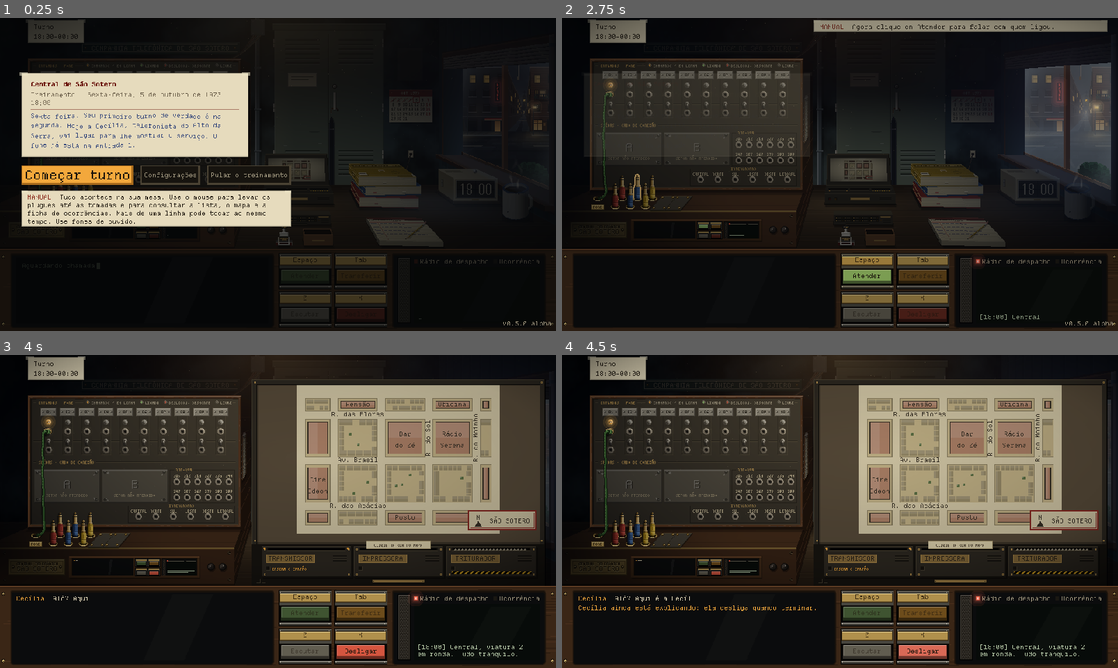
Above: before the commit, frames 1-4 (two rows, left to right).
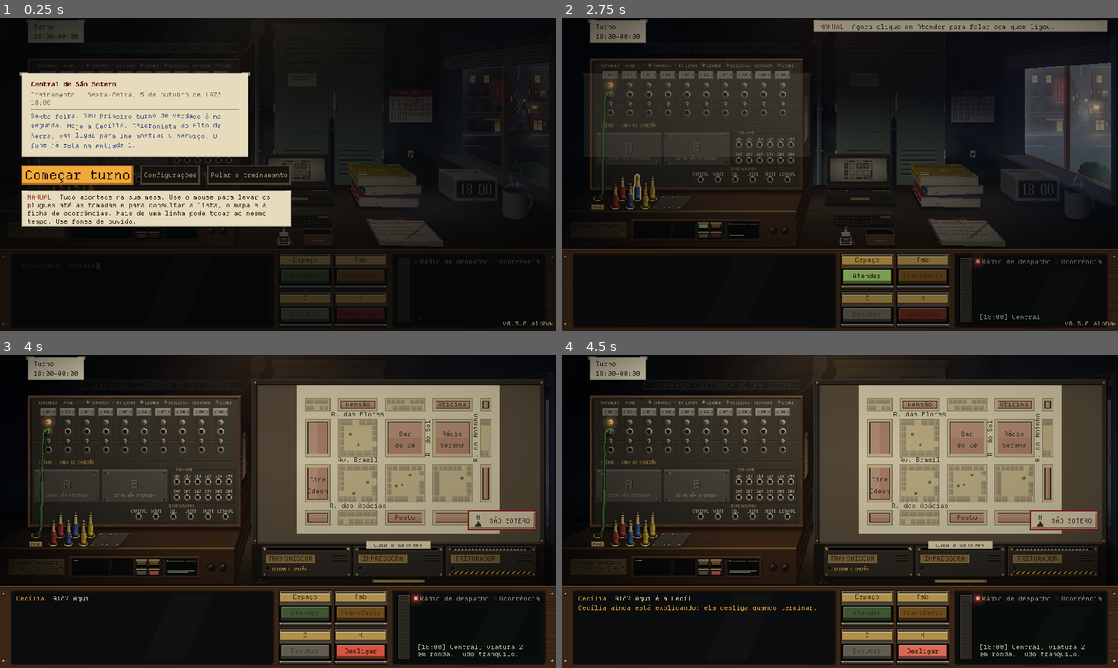
Above: after the commit, the same moments.

Repository: MendelDdS/Project-Switchboard
Game: Godot game, scene res://scenes/app.tscn
Two runs of this game, one before a commit and one after it. Both use one fixed random seed, a clock stepped at 60 frames per second and the inputs below.
Inputs (mouse positions are in pixels of both pictures, inside the frame that each line leads up to):
- Up to frame 1 (0.25 s): no input
- Up to frame 2 (2.75 s): click "Pular o treinamento" at 0.5 s; click "Recomeçar do treinamento" at 1.25 s; click "Começar turno" at 2 s
- Up to frame 3 (4 s): tap Enter at 2.75 s; drag from (278, 511) to (333, 442) at 2.77 s; click "Atender" at 3.5 s
- Up to frame 4 (4.5 s): click "Desligar" at 4.25 s

The runs differ from the first frame. In frame 1, less than 0.1% of the frame differs, in the area x 7-42%, y 44-52%; in frame 2, 0.4%; in frame 3, 0.5%; in frame 4, 0.6%, in the area x 6-42%, y 23-58%.

Commit message:
feat(#0000): jacks after the user's reference, a warm domed metal ring around a wide black hole with each ring pixel toned by the lamp light; the plugged plug without the brass sleeve edge nobody recognized, and the lamp or lit ring light falling off from the plug's edge in steps instead of flooding it; a counterweight on every cord pulling it into its hole, so cords stay taut and enter the hole along their own line with only their own weight's sag, and a released plug is pulled back at once, accelerating; the cord's braid highlight on the side facing the lamp; --patch in the shot tool
Co-Authored-By: Claude Opus 5.5 <noreply@anthropic.com>

Diff:
--- a/scripts/ui/switchboard.gd
+++ b/scripts/ui/switchboard.gd
@@ -43,9 +43,16 @@
 
 const CLICK_PX := 5.0   # apertar e soltar mexendo menos que isso, e mais rápido que CLICK_SEC s, é clique: desplugar,
 const CLICK_SEC := 0.25 # não encaixar (segurando parado sobre a tomada de onde o plug saiu, soltar o encaixa de novo)
-const FALL_SEC := 0.35         # o plug solto cai livre antes de o fio começar a recolher
 const NEAR_HOLE := 34.0        # solto acima do buraco (a qualquer altura) e com essa distância na horizontal, o fio puxa o plug direto (sem cair)
-const PULL_SPEED := 360.0      # px/s de fio que entra no buraco
+## O contrapeso de cada fio, numa roldana embaixo da prateleira, como nas mesas de verdade, puxa o fio para dentro do
+## buraco o tempo todo. Solto, o plug volta na hora, o fio acelerando (`WEIGHT_ACCEL`) até `PULL_SPEED` (antes ele caía
+## 0,35 s sem nada puxar e o fio recolhia sempre na mesma marcha); encaixado ou na mão, a folga volta para o buraco mais
+## depressa do que sai (`WEIGHT_TAKE` por passo, contra `HAND_FEED`) e o fio fica quase reto, com a barriga do peso
+## dele (`SAG`, `BEND_SLACK`).
+const WEIGHT_ACCEL := 1400.0   # px/s²
+const PULL_SPEED := 360.0      # px/s de fio que entra no buraco, no máximo (o atrito na roldana)
+const WEIGHT_TAKE := 0.2
+const HAND_FEED := 0.08
 const SEAT_LEN := 2.0          # com o fio curto assim e a traseira do plug a SEAT_NEAR px da boca do buraco, ele assenta
 const SEAT_NEAR := 3.0         # (o fio acaba antes de a corda alcançar: o plug ainda arrasta até ali, ou por SEAT_WAIT s)
 const SEAT_WAIT := 0.25
@@ -86,10 +93,13 @@
 ## mesa não soar como um fio só.
 const CORD_TONE := [1.0, 1.05, 0.95, 1.02, 0.97, 1.04]
 
-const SLACK := 52.0                # folga extra além da distância reta (fio do FONE), no máximo...
-const SLACK_PER_PX := 0.15         # ...e esta por px de distância na horizontal (logo acima do buraco, sobrava fio deitado na prateleira)
-const SLACK_REACH := 0.08         # e todos, ao menos esta fração da distância do buraco ao plug (sem ela, logo acima do buraco, o fio ficava reto com um gancho na ponteira)
-const CORD_SLACK := 10.0           # idem, fios dos cabos de conexão
+## A folga do fio esticado pelo contrapeso, além da distância do buraco ao plug: só a barriga do peso dele, que cresce
+## com o cubo do vão (SAG × vão³: ~5 px em 330, ~18 no fio todo), e nunca menos que BEND_SLACK, a curva macia saindo
+## da ponteira (com menos, a tomada logo acima do buraco ficava com um gancho nela). (Antes, uma folga fixa, maior no
+## FONE, até 52 px: o fio ficava mole, deitava na prateleira e passava por cima dos plugs guardados antes de subir.)
+const SAG := 1.5e-7
+const BEND_SLACK := 10.0
+const CORD_SLACK := 10.0           # no ar, na frente do console: o peso do fio pendurado puxa a folga pela beira
 const STEP := 1.0 / 90.0
 
 var _acc := 0.0
@@ -247,7 +257,7 @@
 		# acima do buraco o fio já puxa, esticado, e o plug vai direto para ele (sem cair no chão antes);
 		# fora disso ele cai, com o embalo da mão, antes de o fio recolher
 		var direct := from.y < hole(e).y and absf(from.x - hole(e).x) < NEAR_HOLE
-		_loose[e] = {"t": FALL_SEC if direct else 0.0, "seat": -1.0, "direct": direct, "ang": ang}
+		_loose[e] = {"v": 0.0, "seat": -1.0, "direct": direct, "ang": ang}
 		var r: Cord = ropes[e]
 		if direct:
 			r.length = minf(r.length, from.distance_to(hole(e)))
@@ -623,23 +633,22 @@
 	var length := r.length
 	var b := Vector2.ZERO
 	if r.free:
-		an["t"] += dt
-		if an["t"] > FALL_SEC:
-			length = maxf(length - PULL_SPEED * dt, 0.0)
-			if r.hang_step(dt, a, length):   # pendurado na quina da prateleira
-				if not is_nan(r.swing):
-					an["ang"] = lerp_angle(float(an["ang"]), r.swing, HANG_TURN)
-				_count_rub(e, r.pulled)
-				_count_rub(e, r.over, r.over_at)
-				return
+		an["v"] = minf(float(an["v"]) + WEIGHT_ACCEL * dt, PULL_SPEED)   # o contrapeso puxa desde que ele saiu da mão
+		length = maxf(length - float(an["v"]) * dt, 0.0)
+		if r.hang_step(dt, a, length):   # pendurado na quina da prateleira
+			if not is_nan(r.swing):
+				an["ang"] = lerp_angle(float(an["ang"]), r.swing, HANG_TURN)
+			_count_rub(e, r.pulled)
+			_count_rub(e, r.over, r.over_at)
+			return
 	else:
 		b = _plug_base(e)
 		var reach := a.distance_to(b)
-		var slack := clampf(absf(b.x - a.x) * SLACK_PER_PX, CORD_SLACK, SLACK) if e == 0 else CORD_SLACK
-		slack = maxf(slack, reach * SLACK_REACH)
+		var slack := maxf(BEND_SLACK, SAG * reach * reach * reach)
 		if r.air >= 1:   # no ar, o peso do fio pendurado puxa a folga pela beira (sobrava em laço na prateleira)
 			slack = CORD_SLACK
-		length = lerpf(length, minf(reach + slack, Cord.MAX), 0.08)
+		var target := minf(reach + slack, Cord.MAX)
+		length = lerpf(length, target, WEIGHT_TAKE if target < length else HAND_FEED)   # o contrapeso recolhe; a mão puxa
 	if not r.step(dt, a, b, length):
 		return   # dormindo
 	_count_rub(e, r.pulled)
--- a/scripts/ui/switchboard_panel.gd
+++ b/scripts/ui/switchboard_panel.gd
@@ -25,15 +25,18 @@
 
 var _lit := {}   ## lâmpada ("l3" linha, "d312" destino) -> [cor, quanto está acesa 0..1]; a cor fica enquanto apaga
 
-## O encaixe (12×12, o `JACK`; par, para o meio dele cair entre dois pixels, como o das plaquinhas e das lâmpadas), na
-## medida do plug, um disco (`_jack_tex`) de dentro para fora: o furo (4 px, a largura da luva), a parede da bucha
-## (côncava: a luz bate nela do lado oposto, embaixo à esquerda), a face do aro, chata, e a quina de 1 px. A face tem
-## três tons quase iguais e só a quina marca a luz e a sombra (um fio claro no alto à direita, um escuro embaixo à
-## esquerda): com a face indo do claro ao escuro, ou com a quina toda mais escura que ela, o aro parecia uma cúpula
-## saltando do painel; num tom só, sem a quina, perdia os detalhes. O brilho do níquel é um pixel por cima da luz da
-## sala (`_draw_glints`).
-const JACK_NICKEL := {"edge": [Color("bdb29c"), Color("8a8070"), Color("4d473d")], "face": [Color("a59a86"), Color("9a8f7c"), Color("8e8371")],
-	"wall": [Color("5c5448"), Color("27231e"), Color("27231e")], "hole": Color("070605")}
+## O encaixe (12×12, o `JACK`; par, para o meio dele cair entre dois pixels, como o das plaquinhas e das lâmpadas),
+## pela referência do usuário: um aro de metal abaulado em volta de um furo preto largo (`_jack_tex`). De dentro para
+## fora, nos raios de `JACK_RINGS`: o furo (6 px); a parede da bucha, côncava (a luz bate nela do lado oposto, embaixo
+## à esquerda); a face do aro, abaulada (clara no alto à direita, virada para a luminária, e escura embaixo à
+## esquerda); e a descida dela até o painel, dois tons mais escura (o aro recortado no painel, sem beira preta). Cada
+## pixel do aro escolhe o tom pela luz numa rampa de cinco (`JACK_METAL`, do claro ao escuro), em degraus: com três
+## tons por anel ele parecia chato, e com o furo de 4 px e a face cinza, estranho; com uma beira escura em volta, o aro
+## ficava fino demais. O brilho do níquel é um pixel por cima da luz da sala (`_draw_glints`).
+const JACK_RINGS := [3.0, 4.0, 5.0, 5.8]   # até onde vão o furo, a parede da bucha, a face e a descida (px do meio)
+const JACK_METAL := {"face": [Color("fff2d8"), Color("e4c9a0"), Color("c3a37c"), Color("98785a"), Color("6a503a")],
+	"wall": [Color("ddd2b6"), Color("a69072"), Color("735e47"), Color("4a3b2d"), Color("2e251c")]}
+const JACK_HOLE := Color("070605")
 const JACK_GLINT := Vector2(3, -4)   # o brilho do níquel, do meio do encaixe: na face, no alto à direita, virado para a luz
 const JACK_GLINT_COLOR := Color(1.0, 0.96, 0.86, 0.85)
 const JACK_PX := 12   # o lado do desenho do encaixe, em pixels
@@ -171,11 +174,28 @@
 	return Rect2(jr.get_center() - Vector2(JACK_PX, JACK_PX) / 2.0, Vector2(JACK_PX, JACK_PX))
 
 
-## O desenho do encaixe (`JACK_NICKEL`; `dim` escurece o metal: as saídas, para não se confundirem com as entradas).
-## Os raios dão as larguras de linha de um círculo de pixel art.
+## O desenho do encaixe (`JACK_RINGS`, `JACK_METAL`; `dim` escurece o metal: as saídas, para não se confundirem com
+## as entradas), pixel a pixel. Guardado (um por `dim`).
+static var _jack_arts := {}
+
+
 static func _jack_tex(dim: float) -> ImageTexture:
-	var t := func(k: String) -> Array: return (JACK_NICKEL[k] as Array).map(func(c: Color) -> Color: return c.darkened(dim))
-	return _disc(JACK_PX, [[2.0, JACK_NICKEL["hole"]], [3.0] + t.call("wall") + [true], [5.0] + t.call("face"), [6.0] + t.call("edge")])
+	if not _jack_arts.has(dim):
+		var img := Image.create(JACK_PX, JACK_PX, false, Image.FORMAT_RGBA8)
+		for y in JACK_PX:
+			for x in JACK_PX:
+				var o := Vector2(x + 0.5, y + 0.5) - Vector2(JACK_PX, JACK_PX) / 2.0
+				var r := o.length()
+				if r <= JACK_RINGS[0]:
+					img.set_pixel(x, y, JACK_HOLE)
+				elif r <= JACK_RINGS[3]:
+					var face: bool = r > JACK_RINGS[1]
+					var ramp: Array = JACK_METAL["face" if face else "wall"]
+					var lit := o.normalized().dot(LIGHT) * (1.0 if face else -1.0)   # (a parede, côncava, pega a luz do outro lado)
+					var k := int((1.0 - lit) / 2.0 * ramp.size()) + (2 if r > JACK_RINGS[2] else 0)   # (a descida, dois tons abaixo)
+					img.set_pixel(x, y, (ramp[clampi(k, 0, ramp.size() - 1)] as Color).darkened(dim))
+		_jack_arts[dim] = ImageTexture.create_from_image(img)
+	return _jack_arts[dim]
 
 
 ## O brilho do níquel de cada encaixe `jacks` ([retângulo, força]), por cima da luz da sala, que o apagava.
@@ -187,7 +207,7 @@
 ## A luz de uma lâmpada batendo no aro do encaixe logo abaixo dela (o lado de cima, virado para a luz).
 func _reflect(jr: Rect2, col: Color, level: float) -> void:
 	if level > 0.02:
-		_ci.draw_texture_rect(PixelArt.disc(JACK_PX, [[3.0, Color.TRANSPARENT], [6.0, Color.WHITE, Color.TRANSPARENT, Color.TRANSPARENT]], Vector2.UP), _jack_px(jr), false, Color(col, 0.55 * level))
+		_ci.draw_texture_rect(PixelArt.disc(JACK_PX, [[JACK_RINGS[0], Color.TRANSPARENT], [JACK_RINGS[2], Color.WHITE, Color.TRANSPARENT, Color.TRANSPARENT]], Vector2.UP), _jack_px(jr), false, Color(col, 0.55 * level))
 
 
 ## O móvel da mesa: a moldura de madeira (`_wood_frame`), com o brilho da luminária do teto na quina de cima, mais
--- a/scripts/ui/switchboard_plugs.gd
+++ b/scripts/ui/switchboard_plugs.gd
@@ -83,7 +83,10 @@
 	"....3456....",
 ]
 const PLUG_CAPA_ROW := 40   # a linha do `PLUG_ART` onde começa a capa de borracha (os gomos, até o fio)
-const PLUG_ABA_D := 8   # a aba dourada, com a beira (a largura dela no `PLUG_ART`): a luz e a sombra de contato do encaixado
+const PLUG_ABA_D := 8   # a aba dourada, com a beira (a largura dela no `PLUG_ART`): a sombra de contato do encaixado
+## A luz da lâmpada ou do aro aceso no plug encaixado, pixel a pixel a partir da beira virada para ela (`_face_rim`):
+## cheia na beira e sumindo para dentro em degraus. Com a beira acesa e o resto apagado, a luz tomava o plug de uma vez.
+const RIM_FALL := [0.75, 0.4, 0.16]
 const MORPH_SEC := 0.08   # encaixando ou saindo, o plug passa de em pé para de frente (e volta) nesse tempo
 const PUSH_PX := 1.0     # ao encaixar, o plug afunda (o tampo encolhe tanto, px) e volta...
 const ROT_STEP := deg_to_rad(5.0)   # solto ou na mão, o plug gira em passos assim, cada um montado pixel a pixel (`PixelArt.turned`)
@@ -95,6 +98,7 @@
 const AIR_LIFT := Vector2(-6, 8)   # a sombra do fio no ar, depois da beira da prateleira: longe do console, como a do plug na mão
 const SMOOTH_PX := 3.0   # px: o fio é desenhado em trechos retos deste tamanho, numa curva pelos pontos da corda (`_smooth`)
 const KINK := 1.0   # px: as dobras que o fio de pano guarda, no máximo
+const KINK_PULLED := 0.4   # esticado pelo contrapeso, o pano alisa: as dobras ficam nessa parte (inteiras, num fio reto viravam degraus)
 const BRAID := 5.0   # px: o trançado do fio (o brilho dele vem em pedaços desse comprimento)
 ## Esticado (`Cord.taut`), o fio de pano alisa: as dobras somem aos poucos até o fim do fio, o trançado se espaça até
 ## TAUT_BRAID e, da metade disso em diante, ele afina 1 px; frouxo, volta com as dobras inteiras.
@@ -188,7 +192,7 @@
 		_ci.draw_polyline(_smooth(sh), SHADOW, ROPE_W - 1.0 - thin)
 		return
 	var col: Array = _cable_col(e)
-	pts = _smooth(_kinked(e, pts, 1.0 - taut))
+	pts = _smooth(_kinked(e, pts, (1.0 - taut) * KINK_PULLED))
 	var lights := PackedColorArray()   # a luz da sala ao longo do fio
 	for q in pts:
 		lights.append(_lit_by(q))
@@ -196,10 +200,11 @@
 	_ci.draw_polyline_colors(pts, _tinted(col[0], lights), ROPE_W - 2.0 - thin)
 	if ends[e] == -1:   # em pé (na mão, solto ou guardado): o fio entra na traseira do plug
 		_draw_tail(e, pts[pts.size() - 1], col[0], lights[lights.size() - 1], thin)
-	var pts2 := PackedVector2Array()
+	var pts2 := PackedVector2Array()   # o brilho, 1 px para o lado do fio virado para a luz (`LIGHT`, alto à direita)
 	var length := 0.0
 	for i in pts.size():
-		pts2.append(pts[i] + Vector2(-1, -1))
+		var side := (pts[mini(i + 1, pts.size() - 1)] - pts[maxi(i - 1, 0)]).orthogonal().normalized()
+		pts2.append(pts[i] + (side if side.dot(LIGHT) > 0.0 else -side).round())
 		if i > 0:
 			length += pts[i].distance_to(pts[i - 1])
 	var at := 0.0
@@ -405,22 +410,21 @@
 ## fio) visto de frente, em pixel art como as peças redondas: um disco (`disc`) por pixel ao longo do eixo, do painel
 ## para a frente, cada um com a largura, a beira e os tons da linha do plug em pé que cai ali (`_face_row`): o corpo
 ## na cor do cabo com o anel e o friso claro em cima, o serrilhado (discos riscados, `_knurled`) e o anel do meio, e a
-## capa de borracha em gomos afinando até o fio (a luva de latão, mais estreita, aparece numa beira entre a tomada e o corpo). `lit`: a
+## capa de borracha em gomos afinando até o fio (a luva de latão fica toda dentro da tomada: à mostra, numa beira
+## dourada entre ela e o corpo, ninguém sabia o que era). `lit`: a
 ## luz da sala ali, como no fio que sai dele. No corpo, primeiro a beira de todos (só o contorno fica à mostra) e
 ## depois o miolo sombreado (luz no alto à direita); a capa, disco a disco, mostra os sulcos (`PLUG_CAPA_ROW`).
 ## (Antes eram cápsulas e círculos vetoriais: embolotados.)
 ## O fio sai do meio da capa, por cima (desenhado depois). `push`: a assentada, o plug afunda tantos px. `j`: o
-## encaixe, para a luz que bate no plug (`_plug_light`): no fim, o contorno do plug inteiro acende (`_face_rim`), só
-## em cima (a lâmpada logo acima) ou em volta toda (o aro aceso do destino). (Um anel solto por cima, antes, flutuava
-## sobre a capa e a luz vinha do lado; uma beira acesa por disco listrava o plug todo.)
+## encaixe, para a luz que bate no plug (`_plug_light`): no fim, o plug acende a partir da beira (`_face_rim`), a de
+## cima (a lâmpada logo acima) ou a toda volta (o aro aceso do destino), sumindo para dentro. (Um anel solto por cima,
+## antes, flutuava sobre a capa e a luz vinha do lado; uma beira acesa por disco listrava o plug todo.)
 func _draw_plug_face(col: Array, tilt: Vector2, push: float, alpha: float, j := -1, lit := Color.WHITE) -> void:
 	var pal := _plug_pal(col)
 	var t := tilt - tilt.normalized() * push
 	var n := maxi(1, ceili(t.length()))
 	var mod := Color(lit.r, lit.g, lit.b, alpha)   # a luz da sala, como no fio que sai dele
 	var light := _plug_light(j)
-	PixelArt.sprite(_ci, _disc(PLUG_ABA_D, [[PLUG_ABA_D / 2.0 - 1.0, pal["y"], pal["b"], pal["C"]], [PLUG_ABA_D / 2.0, pal["E"]]]),
-		(-t.normalized() * 2.0).round(), mod)   # a luva de latão, que não entra toda: uma beira dourada entre a tomada e o corpo
 	# o corpo: primeiro a beira de todos os discos (só o contorno fica à mostra), depois os miolos; a capa, por
 	# cima, disco a disco com a beira de cada um: ela afina para o fio, e a beira de cada gomo fica à mostra em volta
 	# do seguinte, menor (os sulcos, em anéis em volta da saída do fio)
@@ -437,7 +441,7 @@
 				PixelArt.sprite(_ci, _knurled(d, tones) if r[5] else _disc(d, [[d / 2.0, tones[0], tones[1], tones[2]]]), t * float(k) / n, mod)
 	if light[1] > 0.02:
 		var rim: Array = _face_rim(t, n, light[2])
-		_ci.draw_texture(rim[0], rim[1], Color((light[0] as Color).lightened(0.35), light[1] * 0.8 * alpha))
+		_ci.draw_texture(rim[0], rim[1], Color((light[0] as Color).lightened(0.2), light[1] * 0.65 * alpha))
 
 
 ## A linha do `PLUG_ART` que aparece no passo `k` de `n` do plug encaixado, como [diâmetro com a beira, beira, luz,
@@ -514,9 +518,10 @@
 	return [LAMP_OFF, 0.0, false]
 
 
-## O contorno aceso do plug encaixado que sai até `t` em `n` passos: a silhueta dos discos juntos (os mesmos lugares
-## de `PixelArt.sprite`), e dela só os pixels da beira de cima, com o de baixo deles mais fraco, ou a beira toda
-## (`around`). Devolve [textura, onde desenhar]. Guardado (enquanto o plug assenta, `t` muda a cada quadro: limitado).
+## A luz no plug encaixado que sai até `t` em `n` passos: a silhueta dos discos juntos (os mesmos lugares de
+## `PixelArt.sprite`), cada pixel dela aceso pela distância à beira de cima, contada para baixo, ou à beira mais perto
+## (`around`), em `RIM_FALL`. Devolve [textura, onde desenhar]. Guardado (enquanto o plug assenta, `t` muda a cada
+## quadro: limitado).
 static var _face_rims := {}
 
 
@@ -545,18 +550,26 @@
 						mask.set_pixel(at.x + x, at.y + y, Color.WHITE)
 		var inside := func(x: int, y: int) -> bool:
 			return x >= 0 and y >= 0 and x < size.x and y < size.y and mask.get_pixel(x, y).a > 0.5
+		var far := RIM_FALL.size()
+		var dist := PackedInt32Array()   # quantos pixels da beira acesa (`far`: longe dela, ou fora)
+		dist.resize(size.x * size.y)
+		dist.fill(far)
+		var dirs := [Vector2i(0, -1), Vector2i(0, 1), Vector2i(-1, 0), Vector2i(1, 0)] if around else [Vector2i(0, -1)]
+		for d in far:   # a beira e, camada a camada, para dentro (a de cima, só para baixo)
+			for y in size.y:
+				for x in size.x:
+					if dist[y * size.x + x] < far or not inside.call(x, y):
+						continue
+					for v: Vector2i in dirs:
+						var q := Vector2i(x, y) + v
+						var out: bool = not inside.call(q.x, q.y)
+						if (d == 0 and out) or (d > 0 and not out and dist[q.y * size.x + q.x] == d - 1):
+							dist[y * size.x + x] = d
+							break
 		var img := Image.create(size.x, size.y, false, Image.FORMAT_RGBA8)
-		for y in size.y:
-			for x in size.x:
-				if not inside.call(x, y):
-					continue
-				if around:
-					if not (inside.call(x - 1, y) and inside.call(x + 1, y) and inside.call(x, y - 1) and inside.call(x, y + 1)):
-						img.set_pixel(x, y, Color.WHITE)
-				elif not inside.call(x, y - 1):
-					img.set_pixel(x, y, Color.WHITE)
-				elif not inside.call(x, y - 2):
-					img.set_pixel(x, y, Color(1, 1, 1, 0.35))
+		for i in dist.size():
+			if dist[i] < far:
+				img.set_pixel(i % size.x, i / size.x, Color(1, 1, 1, RIM_FALL[dist[i]]))
 		_face_rims[key] = [ImageTexture.create_from_image(img), lo - Vector2.ONE]
 	return _face_rims[key]
 
--- a/tools/shot.gd
+++ b/tools/shot.gd
@@ -12,6 +12,7 @@
 ##   --emergency            toca uma emergência e atende (a luz vermelha da unidade, a barra, o rádio)
 ##   --news                 o jornal da manhã na mesa · --read: já lido, dobrado de outro jeito
 ##   --listen               a linha 3 conectada, com o FONE nela e a chave de escuta levantada
+##   --patch=312,4          um cabo de conexão da saída da linha 4 (o padrão) ao destino dado, conectado (o aro aceso)
 ##   --toll                 um interurbano contando no calculógrafo, dois bilhetes na mesa (um carimbado) e três na caixinha
 ##   --clues                palavras-chave ouvidas (uma marcada, uma riscada, uma ouvida duas vezes) e a lista nas anotações
 ##   --screen=id            uma tela por cima: intro (a de início), pause, settings, report (o relatório com advertências)
@@ -80,6 +81,11 @@
 		m.exchange.set_line(3, Exchange.Line.CONN, m.minutes + 60.0)
 		m.board.plugged(0, 3)
 		m.listen()
+	if _args.has("patch"):
+		var pa := (_args["patch"] as String).split(",")
+		m.board.plugged(1, 10 + (int(pa[1]) if pa.size() > 1 else 4))
+		m.board.plugged(2, int(pa[0]))
+		m.exchange.set_dest(int(pa[0]), Exchange.Dest.CONN)
 	if _args.has("emergency"):
 		m.ring(PhoneCall.from_emergency(GameData.template_emergency()))
 		await get_tree().create_timer(0.5, false).timeout
Not shown, changed: CLAUDE.md
Not shown, changed: HISTORICO.md
Not shown, changed: scripts/ui/CLAUDE.md
